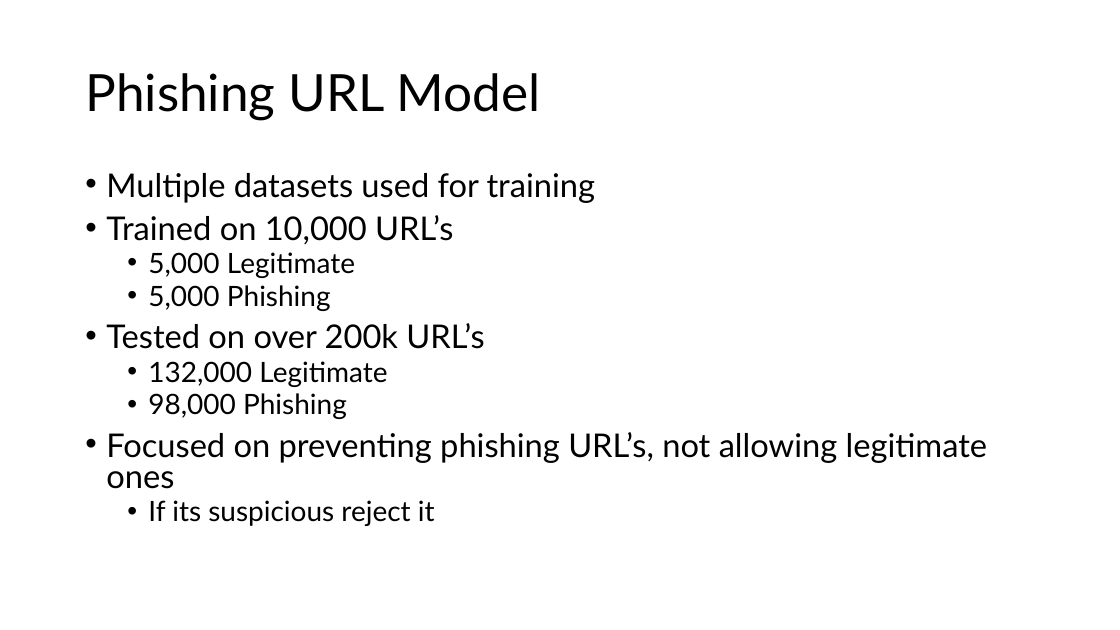
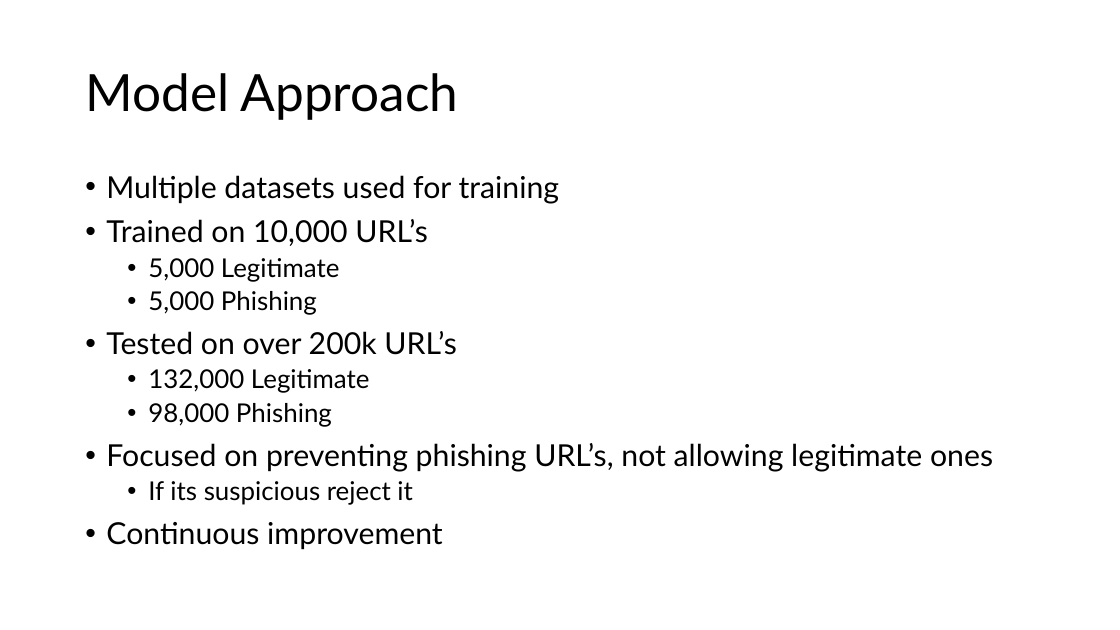
Before and after one commit to bluenets126/DSCapstone_PhishingURL, a slide deck: slide 7 of Docs/Detecting_Phishing_URL’s.pptx (slide 6 before the commit). Drawn at 1120x630 pixels with LibreOffice and Linux fonts; fonts in the diff are those of the drawing. Boxes give left, top, right and bottom in pixels: in the first picture for what was removed or moved away, otherwise in the second. Text is boxed around its words. In the diff, an @@ line names an element or a change of style, - is before the commit and + after.

```diff
--- a/Docs/Detecting_Phishing_URL’s.pptx
+++ b/Docs/Detecting_Phishing_URL’s.pptx
@@ title at [85,73,459,120]: text changed @@
-Phishing URL Model
+Model Approach
@@ text at [106,175,993,505]: size 28 to 25.9 pt in "Multiple datasets used for training", "Trained on 10,000 URL’s", "Tested on over 200k URL’s", "Focused on preventing phishing URL’s, not allowing ..."; size 24 to 22.2 pt in "5,000 Legitimate", "5,000 Phishing", "132,000 Legitimate", "98,000 Phishing" and 1 more places; line spacing 0.8 to 0.9 @@
@@ text at [106,522,443,549]: paragraph added @@
+• Continuous improvement
```
Also in this commit, not shown: 6 other slides changed, 2 slides added.
